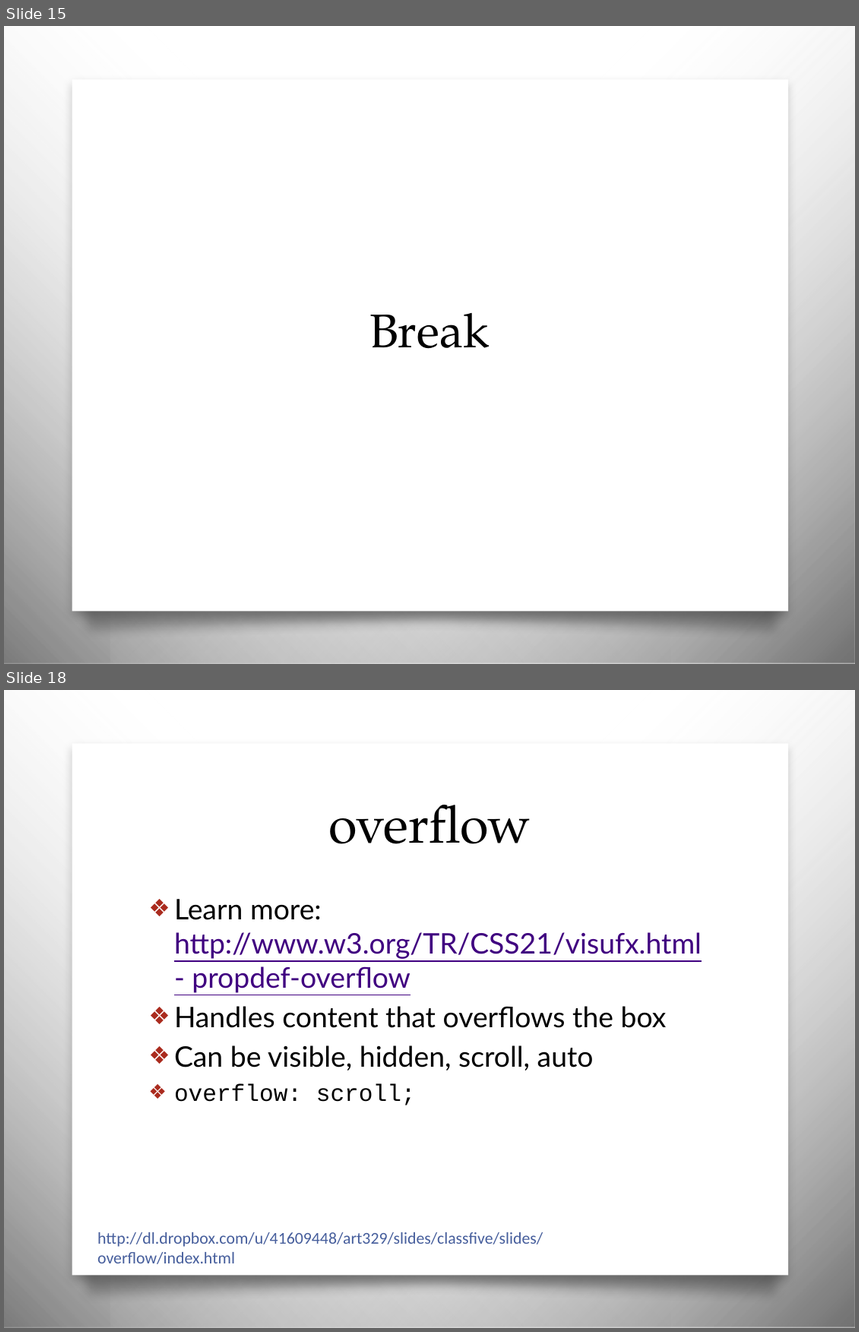
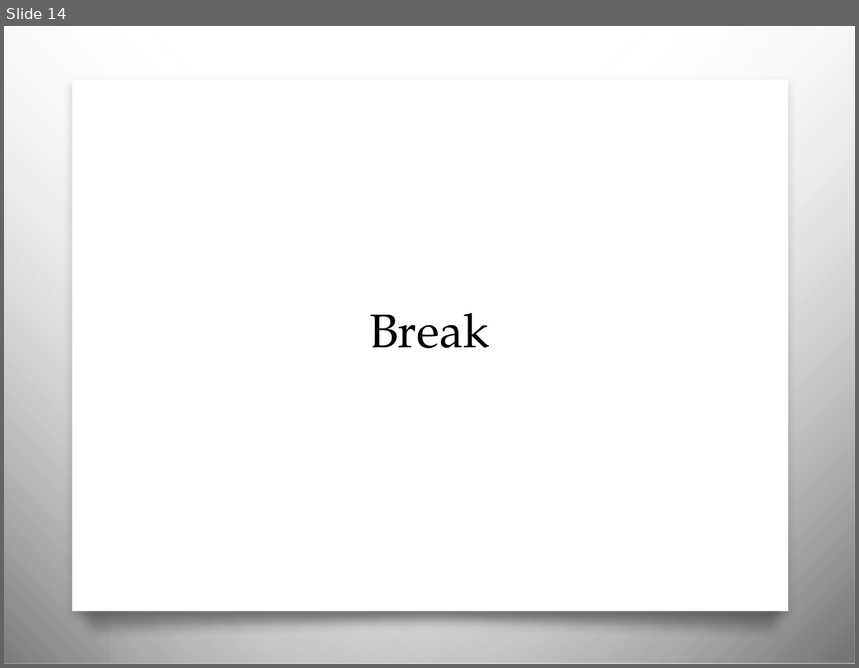
Before and after one commit to awayken/USF-ART329, a slide deck: slides/classsix/slides.pptx. Shown one above the other, each under a label of ours: slides 15 and 18 before the commit, slide 14 after it; the slides between them are not shown. The pictures are 859x1332 and 859x668 pixels, drawn with LibreOffice and Linux fonts; fonts in the diff are those of the drawing; background and template pictures are left out. Boxes give left, top, right and bottom in pixels: in the first picture for what was removed or moved away, otherwise in the second. Text is boxed around its words. In the diff, an @@ line names an element or a change of style, - is before the commit and + after.

Commit message:
Class six

```diff
--- a/slides/classsix/slides.pptx
+++ b/slides/classsix/slides.pptx
@@ slide 18 removed at (x1=4, y1=690, x2=855, y2=1328), background picture (left out); not listed: 4 template elements that a slide beside it also shows @@
@@ title removed at (x1=329, y1=805, x2=531, y2=844) @@
-overflow
@@ text removed at (x1=174, y1=899, x2=702, y2=1106) @@
-❖ Learn more: http://www.w3.org/TR/CSS21/visufx.html - propdef-overflow
-❖ Handles content that overflows the box
-❖ Can be visible, hidden, scroll, auto
-❖ overflow: scroll;
@@ text removed at (x1=97, y1=1233, x2=543, y2=1265) @@
-http://dl.dropbox.com/u/41609448/art329/slides/classfive/slides/overflow/index.html
@@ what was slide 15 is now slide 14 @@
```
Also in this commit, not shown: 5 slides changed, 10 slides added, 24 other slides removed, 3 other files.
